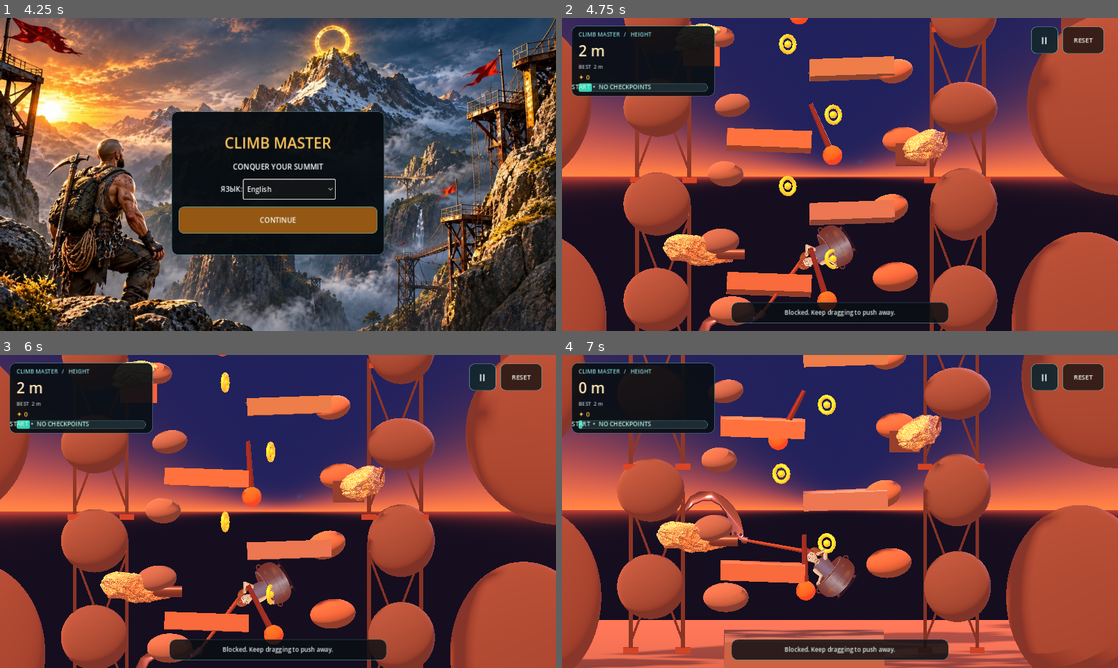
Above: before the commit, frames 1-4 (two rows, left to right).
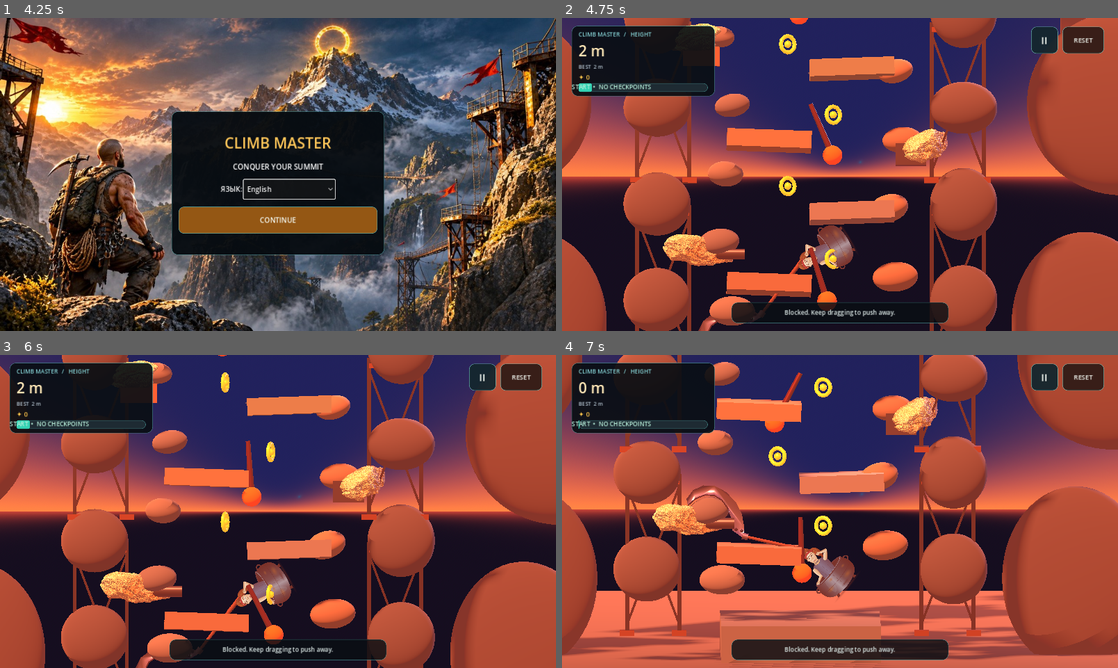
Above: after the commit, the same moments.

Repository: uchihabaha05-del/CLIMB-MASTER
Game: Godot game, scene res://scenes/main.tscn
Same seed, same stepped clock (60 frames per second), same inputs: the game is played once before the commit and once after it.
Inputs (mouse positions are in pixels of both pictures, inside the frame that each line leads up to):
- Up to frame 1 (4.25 s): click "II" at 0.5 s; click "СБРОС" at 1.25 s; click "II" at 2 s; click "Русский" at 2.75 s; click "ПРОДОЛЖИТЬ" at 3.5 s
- Up to frame 2 (4.75 s): click "CONTINUE" at 4.25 s
- Up to frame 3 (6 s): click "II" at 5 s; click "CONTINUE CLIMBING" at 5.75 s
- Up to frame 4 (7 s): move the mouse to (962, 495) at 6.52 s; click (962, 495) at 6.67 s

Frame 1 is identical in both runs. In frame 2, 0.2% of the frame differs, in the area x 0-100%, y 0-100%; in frame 3, 0.2%; in frame 4, 40%.

Commit message:
Keep realistic tool-to-pot contact and filter HUD contacts

Diff:
--- a/scripts/climb_physics_2d.gd
+++ b/scripts/climb_physics_2d.gd
@@ -87,7 +87,6 @@
     hammer.center_of_mass_mode = RigidBody2D.CENTER_OF_MASS_MODE_CUSTOM
     hammer.center_of_mass = Vector2.ZERO
     add_child(hammer)
-    hammer.add_collision_exception_with(pot)
 
     initialized = true
 
@@ -150,7 +149,11 @@
         return
     shoulder_anchor.global_position = pot.global_position + Vector2(0.30, -0.72).rotated(pot.rotation)
     _apply_shoulder_constraint()
-    last_contact = hammer.get_contact_count() > 0
+    last_contact = false
+    for contacted_body in hammer.get_colliding_bodies():
+        if contacted_body != pot:
+            last_contact = true
+            break
     # The bounded PD motor turns the hammer; the shoulder spring transfers
     # equal-and-opposite contact reactions to the pot without scripted impulses.
     var error := wrapf(target_angle - hammer.rotation, -PI, PI)
